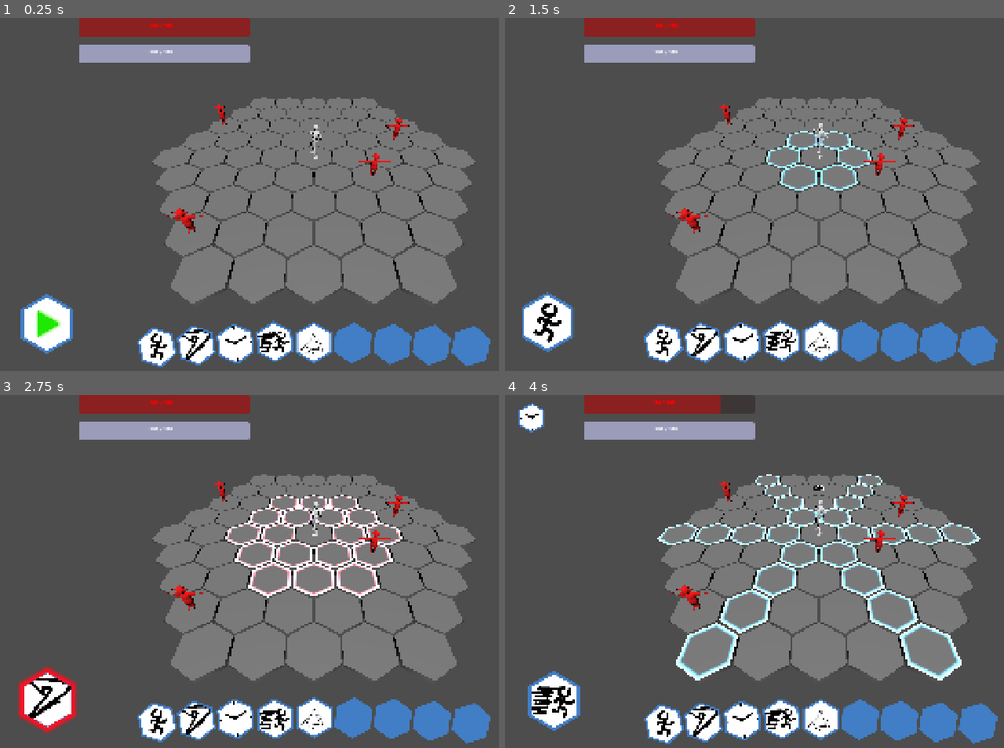
Above: before the commit, frames 1-4 (two rows, left to right).
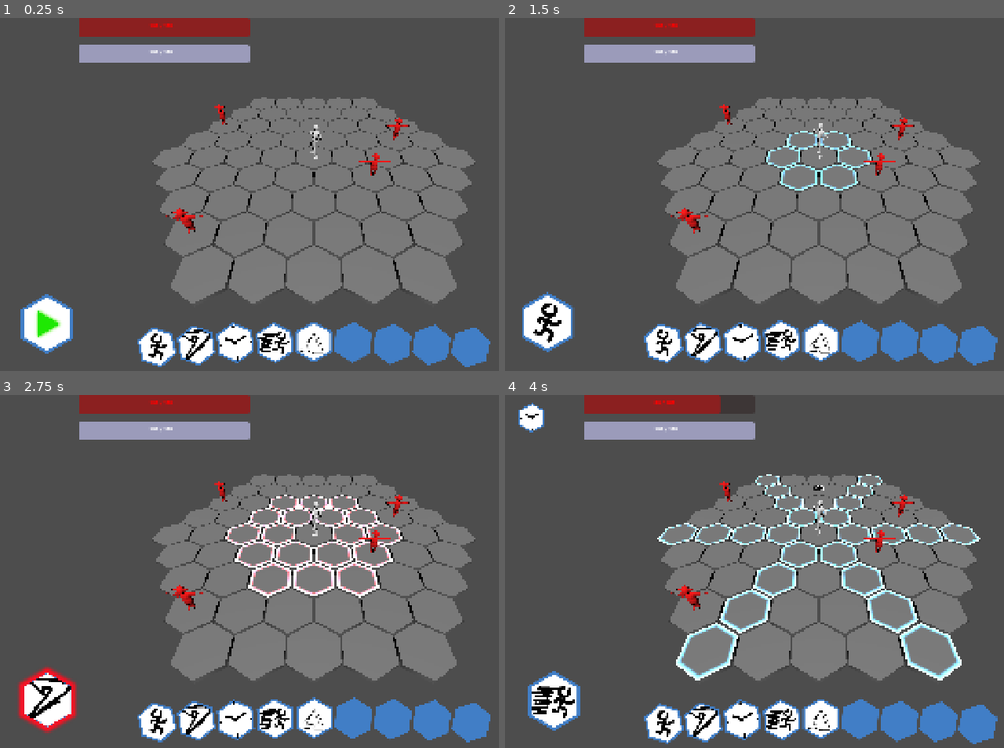
Above: after the commit, the same moments.

Repository: mmb5049/IGME601-Group4
Game: Godot game, scene res://Levels/Arena.tscn
Same seed, same stepped clock (60 frames per second), same inputs: the game is played once before the commit and once after it.
Inputs (mouse positions are in pixels of both pictures, inside the frame that each line leads up to):
- Up to frame 1 (0.25 s): no input
- Up to frame 2 (1.5 s): click (549, 325) at 0.5 s; tap Enter at 1.25 s; drag from (664, 339) to (879, 116) at 1.27 s
- Up to frame 3 (2.75 s): drag from (194, 719) to (284, 642) at 2.02 s
- Up to frame 4 (4 s): move the mouse to (739, 719) at 2.77 s; hold D 2.78-3.5 s; tap H at 2.85 s; click (739, 719) at 2.92 s; drag from (779, 716) to (629, 518) at 3.52 s

The runs differ from the first frame. In frame 1, 0.6% of the frame differs, in the area x 27-99%, y 85-99%; in frame 2, 0.4%; in frame 3, 0.5%; in frame 4, 0.7%, in the area x 27-99%, y 30-99%.

Commit message:
try to fix slash bug for good

Diff:
--- a/igme-601-group-4/Characters/player_controller.gd
+++ b/igme-601-group-4/Characters/player_controller.gd
@@ -360,27 +360,33 @@
 
 		Global.AbilityType.ATTACK:
 			# Lambda function that damages the enemy
-			print("in attack")
+			var action_fired := false
+
 			var attack = func(_action_num):
+				action_fired = true
+
 				var target_cell: Vector2i = target.target_cell + movement.current_cell
+
 				if HexGrid.is_occupied(target_cell) and HexGrid.occupied_cells[target_cell] is Enemy:
 					(HexGrid.occupied_cells[target_cell] as Enemy).damage(ability.damage)
 				else:
-					var new_display:Node3D = number_display.instantiate()
+					var new_display: Node3D = number_display.instantiate()
 					get_parent().add_child(new_display)
-
 					new_display.global_position = HexGrid.hex_to_world(target_cell) + Vector3(0, 0.5, 0)
 					new_display.set_number(0)
-			# if there is an animation, wait for it to finish and only call attack
-			# when it lines up with the animation
+
 			if has_animation:
 				animationManager.take_action.connect(attack)
 				await animationManager.animationPlayer.animation_finished
 
-   		 # Diagnostic: ensure damage executes even if the animation
-   		 # never triggered its action keyframe.
 				if animationManager.take_action.is_connected(attack):
 					animationManager.take_action.disconnect(attack)
+
+				if not action_fired:
+					# Temporary fallback for builds where the event fails.
+		   			# Damage occurs at the end of the animation.
+					attack.call(0)
+				else:
 					attack.call(0)
 
 		Global.AbilityType.TRAP:
